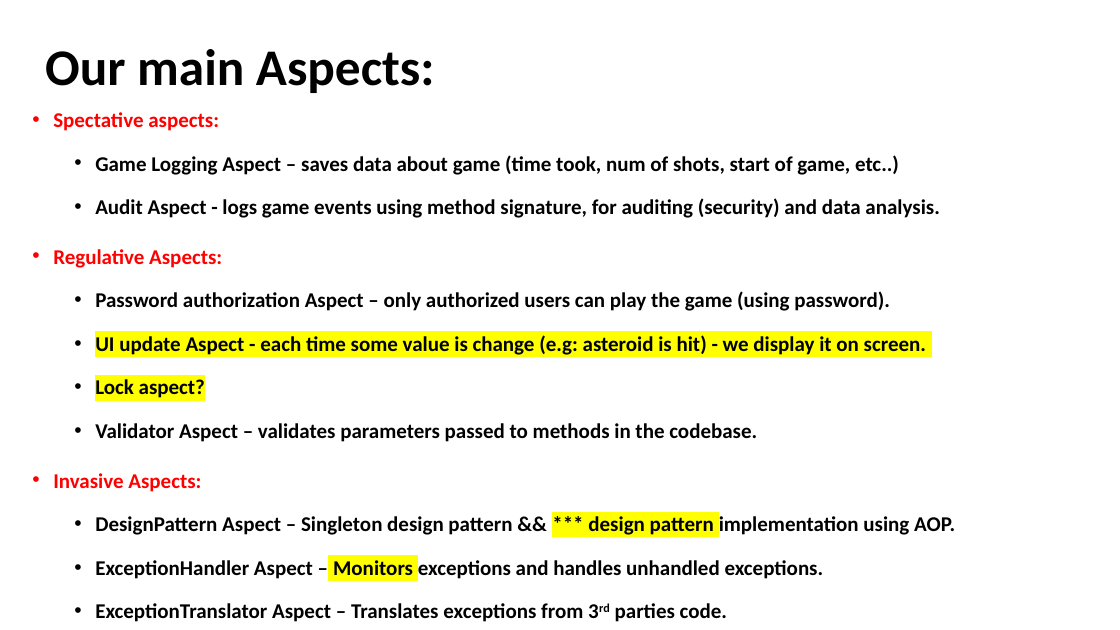
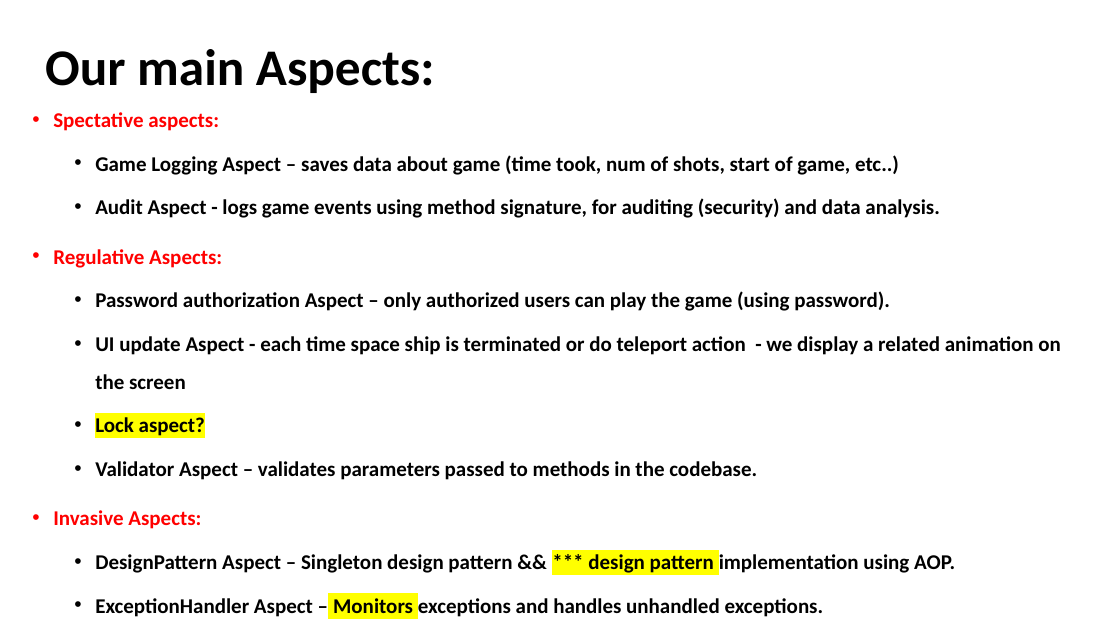
Before and after one commit to akotek/AOP, a slide deck: slide 6 of src/Final Project Presentation.pptx. Drawn at 1120x630 pixels with LibreOffice and Linux fonts; fonts in the diff are those of the drawing. Boxes give left, top, right and bottom in pixels: in the first picture for what was removed or moved away, otherwise in the second. Text is boxed around its words. In the diff, an @@ line names an element or a change of style, - is before the commit and + after.

```diff
--- a/src/Final Project Presentation.pptx
+++ b/src/Final Project Presentation.pptx
@@ text at bbox=[53, 112, 955, 617]: less space between paragraphs @@
@@ text at bbox=[95, 336, 1061, 389]: text changed @@
-  • UI update Aspect - each time some value is change (e.g: asteroid is hit) - we display it on screen.
+  • UI update Aspect - each time space ship is terminated or do teleport action - we display a related animation on the screen
```
Also in this commit, not shown: 24 other slides changed, 2 slides added.
